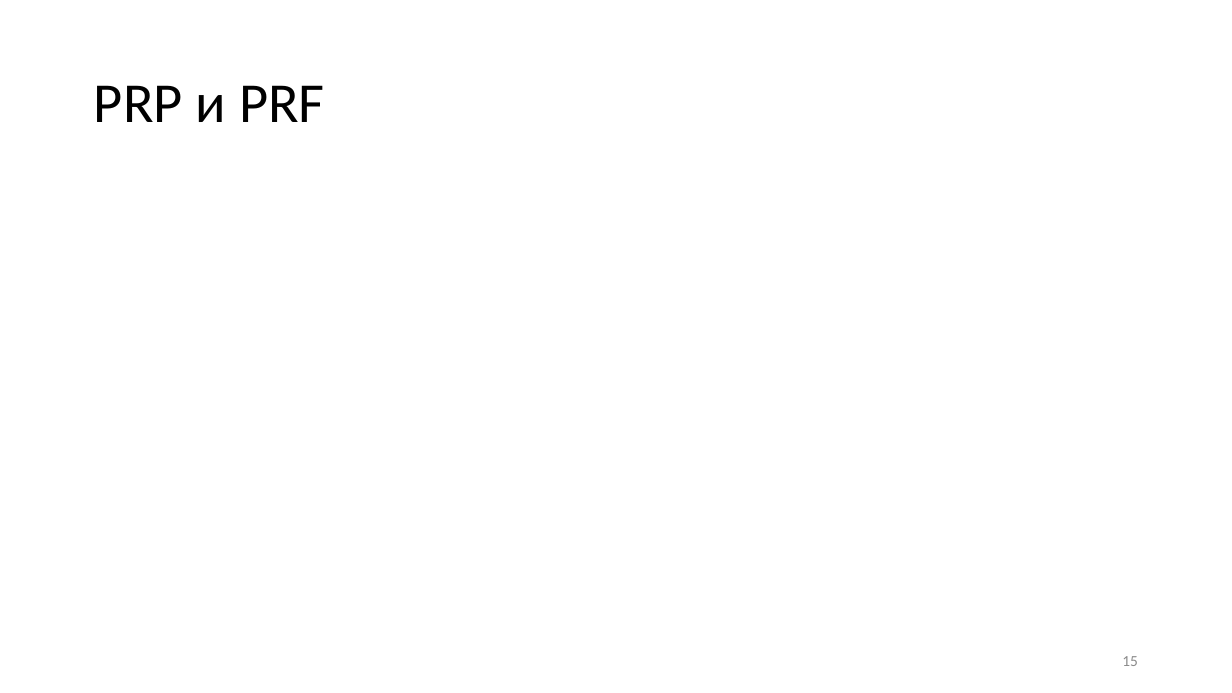
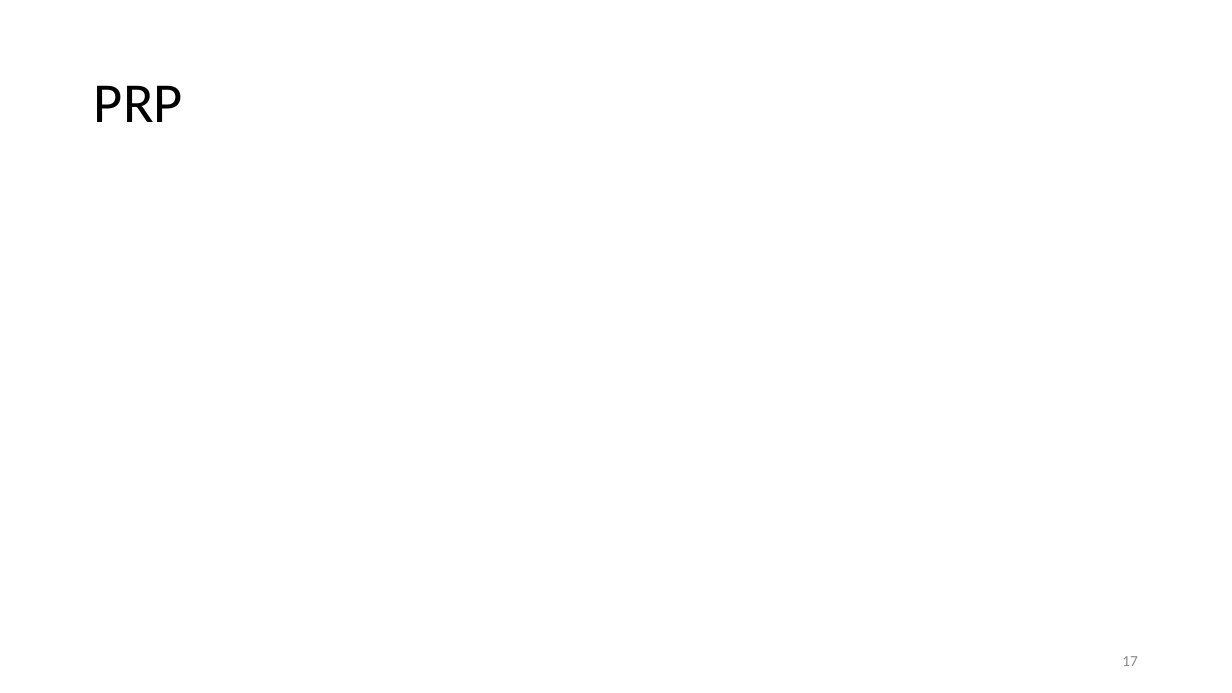
Before and after one commit to CryptoCourse/CryptoLectures, a slide deck: slide 17 of Lectures/BlockCiphersLite.pptx (slide 15 before the commit). Drawn at 1232x693 pixels with LibreOffice and Linux fonts; fonts in the diff are those of the drawing; grey boxes stand for pictures. Boxes give left, top, right and bottom in pixels: in the first picture for what was removed or moved away, otherwise in the second. Text is boxed around its words. In the diff, an @@ line names an element or a change of style, - is before the commit and + after.

```diff
--- a/Lectures/BlockCiphersLite.pptx
+++ b/Lectures/BlockCiphersLite.pptx
@@ title at <box>94,85,183,122</box>: text changed @@
-PRP и PRF
+PRP
@@ page number at <box>1122,656,1138,666</box>: text changed @@
-15
+17
```
Also in this commit, not shown: 2 other slides changed, 2 slides added, 3 other files.
